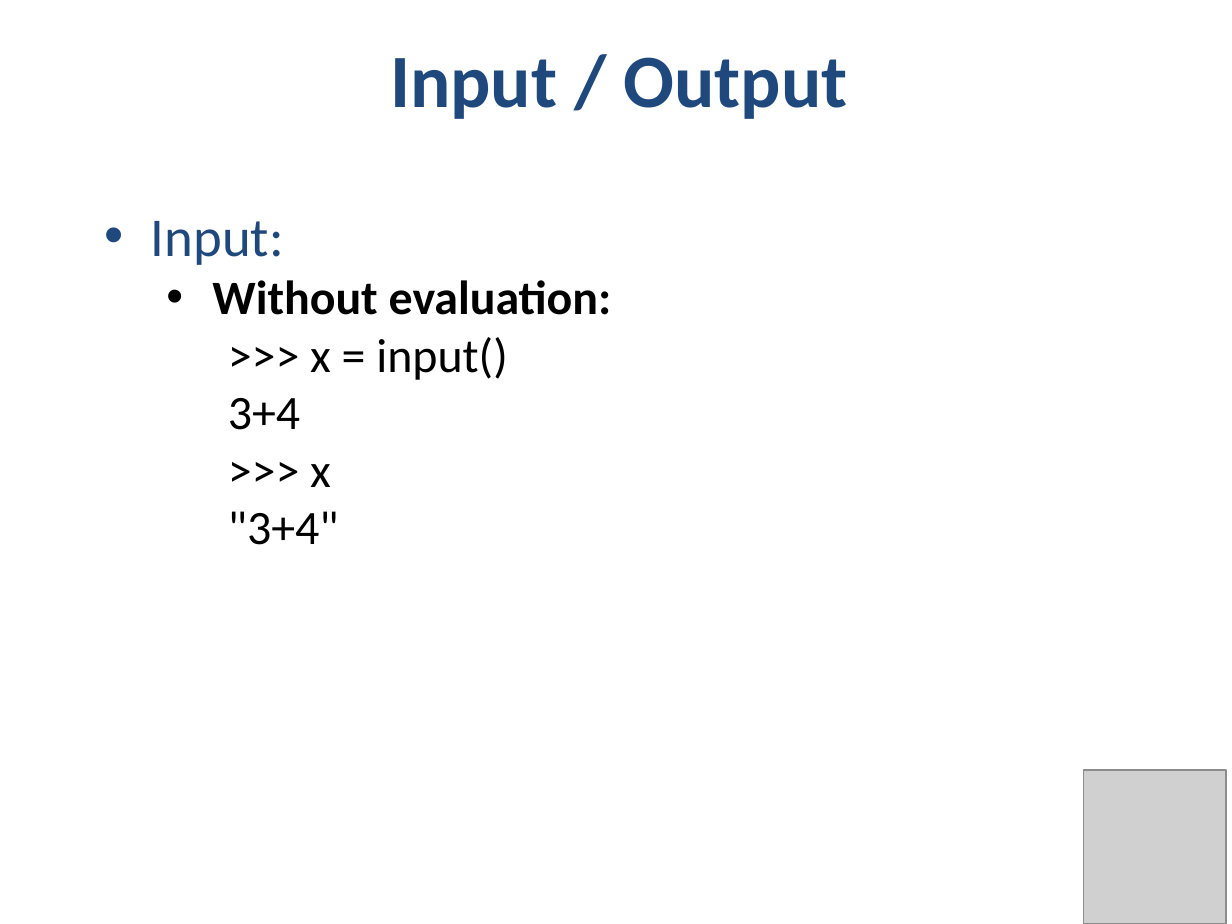
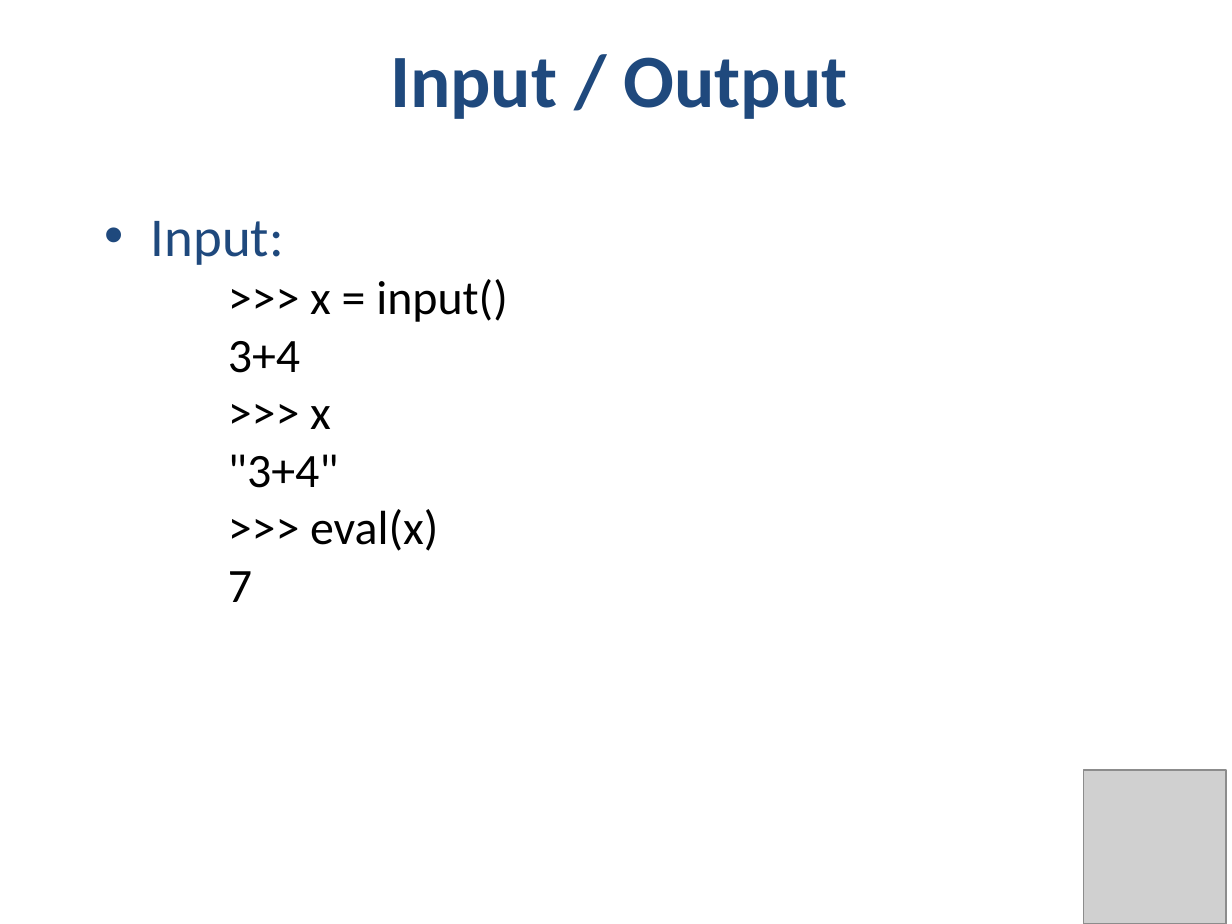
Before and after one commit to phonedude/cs532-s17, a slide deck: slide 23 of slides/week-02-python.pptx. Drawn at 1232x924 pixels with LibreOffice and Linux fonts; fonts in the diff are those of the drawing; grey boxes stand for pictures. Boxes give left, top, right and bottom in pixels: in the first picture for what was removed or moved away, otherwise in the second. Text is boxed around its words. In the diff, an @@ line names an element or a change of style, - is before the commit and + after.

```diff
--- a/slides/week-02-python.pptx
+++ b/slides/week-02-python.pptx
@@ text at (212, 280, 612, 315): paragraph removed @@
-  • Without evaluation:
@@ text at (228, 509, 438, 602): paragraphs added @@
+    >>> eval(x)
+    7
```
Also in this commit, not shown: 15 other slides changed, 1 other file.
